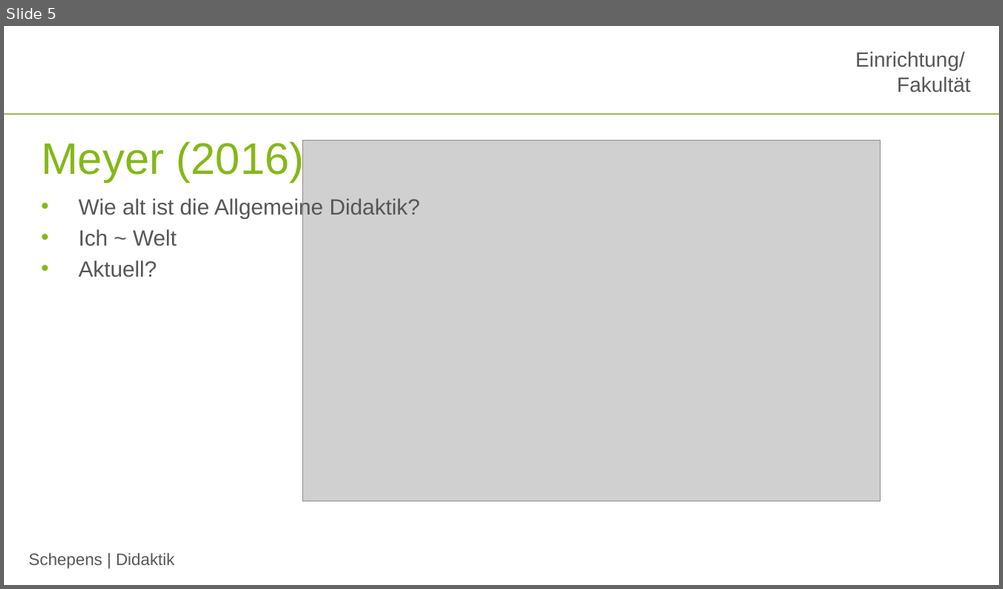
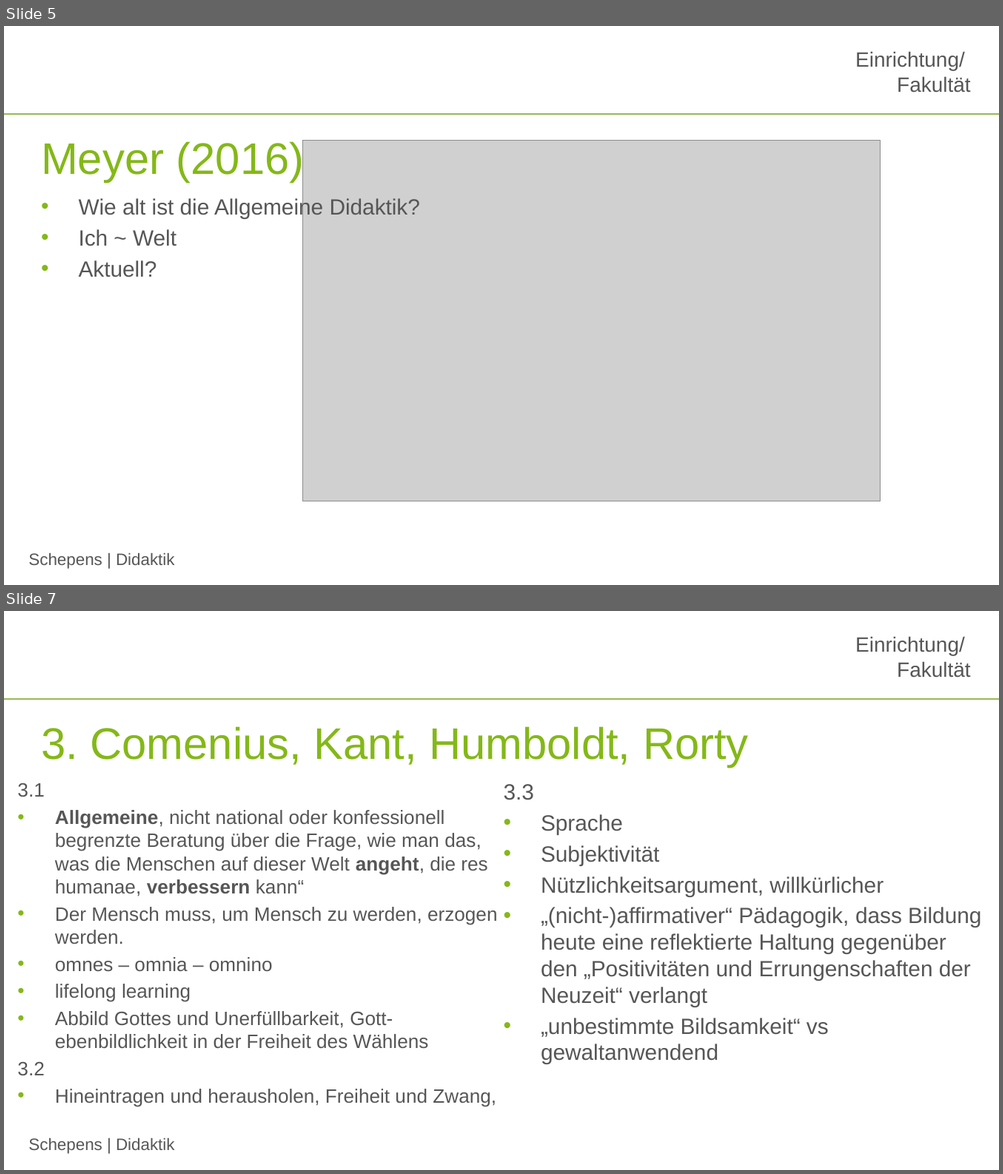
Before and after one commit to jobschepens/didakt22, a slide deck: folien/week2.pptx. Shown one above the other, each under a label of ours: slide 5 before the commit, slides 5 and 7 after it; the slides between them are not shown. The pictures are 1003x589 and 1003x1174 pixels, drawn with LibreOffice and Linux fonts; fonts in the diff are those of the drawing; grey boxes stand for pictures; background and template pictures are left out. Boxes give left, top, right and bottom in pixels: in the first picture for what was removed or moved away, otherwise in the second. Text is boxed around its words. In the diff, an @@ line names an element or a change of style, - is before the commit and + after.

Commit message:
w2

```diff
--- a/folien/week2.pptx
+++ b/folien/week2.pptx
@@ slide 7 added at (x1=4, y1=611, x2=999, y2=1170), background #FFFFFF; not listed: 3 template elements that a slide beside it also shows @@
@@ title added at (x1=41, y1=726, x2=748, y2=768), 32 pt, text #84B818 @@
+3. Comenius, Kant, Humboldt, Rorty
@@ text added at (x1=17, y1=783, x2=498, y2=1107), 14 pt, text #565656 @@
+3.1
+• Allgemeine, nicht national oder konfessionell begrenzte Beratung über die Frage, wie man das, was die Menschen auf dieser Welt angeht, die res humanae, verbessern kann“
+• Der Mensch muss, um Mensch zu werden, erzogen werden.
+• omnes – omnia – omnino
+• lifelong learning
+• Abbild Gottes und Unerfüllbarkeit, Gott-ebenbildlichkeit in der Freiheit des Wählens
+3.2
+• Hineintragen und herausholen, Freiheit und Zwang,
@@ text added at (x1=504, y1=784, x2=981, y2=1065), 16 pt, text #565656 @@
+3.3
+• Sprache
+• Subjektivität
+• Nützlichkeitsargument, willkürlicher
+• „(nicht-)affirmativer“ Pädagogik, dass Bildung heute eine reflektierte Haltung gegenüber den „Positivitäten und Errungenschaften der Neuzeit“ verlangt
+• „unbestimmte Bildsamkeit“ vs gewaltanwendend
```
Also in this commit, not shown: 2 other slides added.
